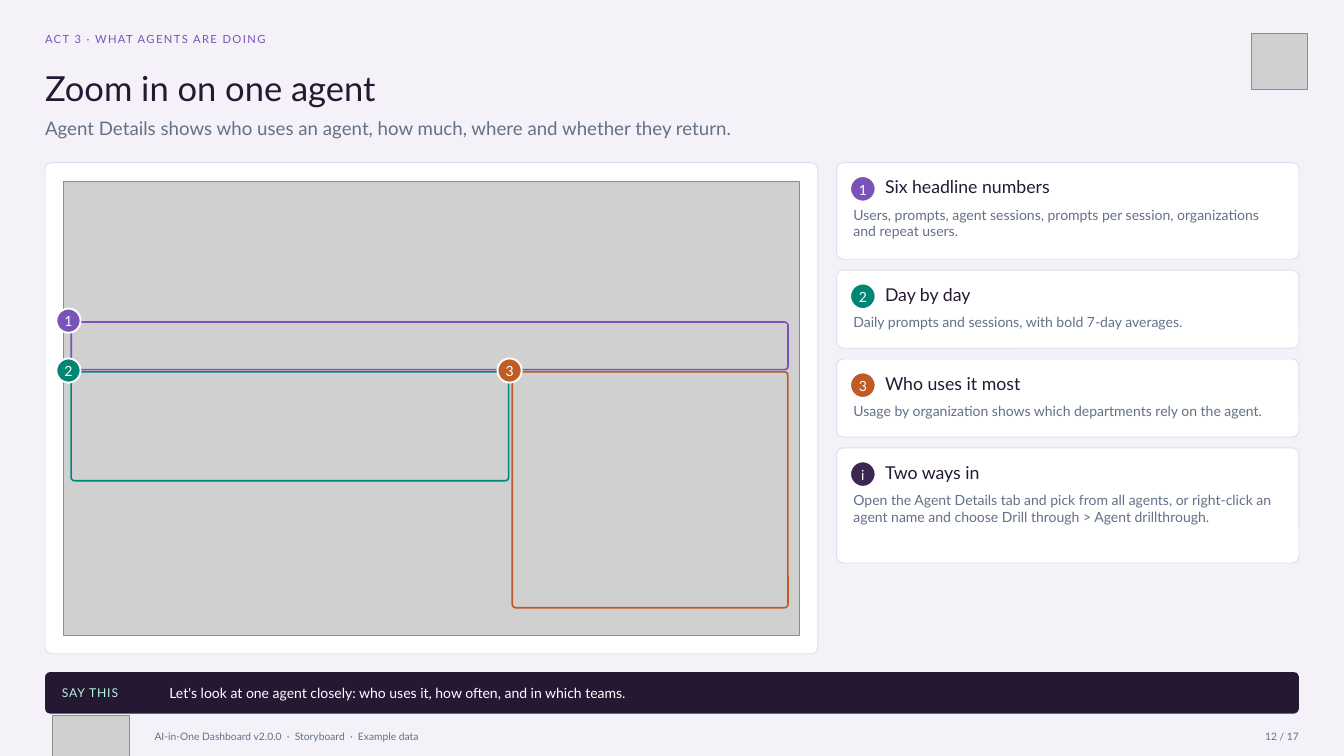
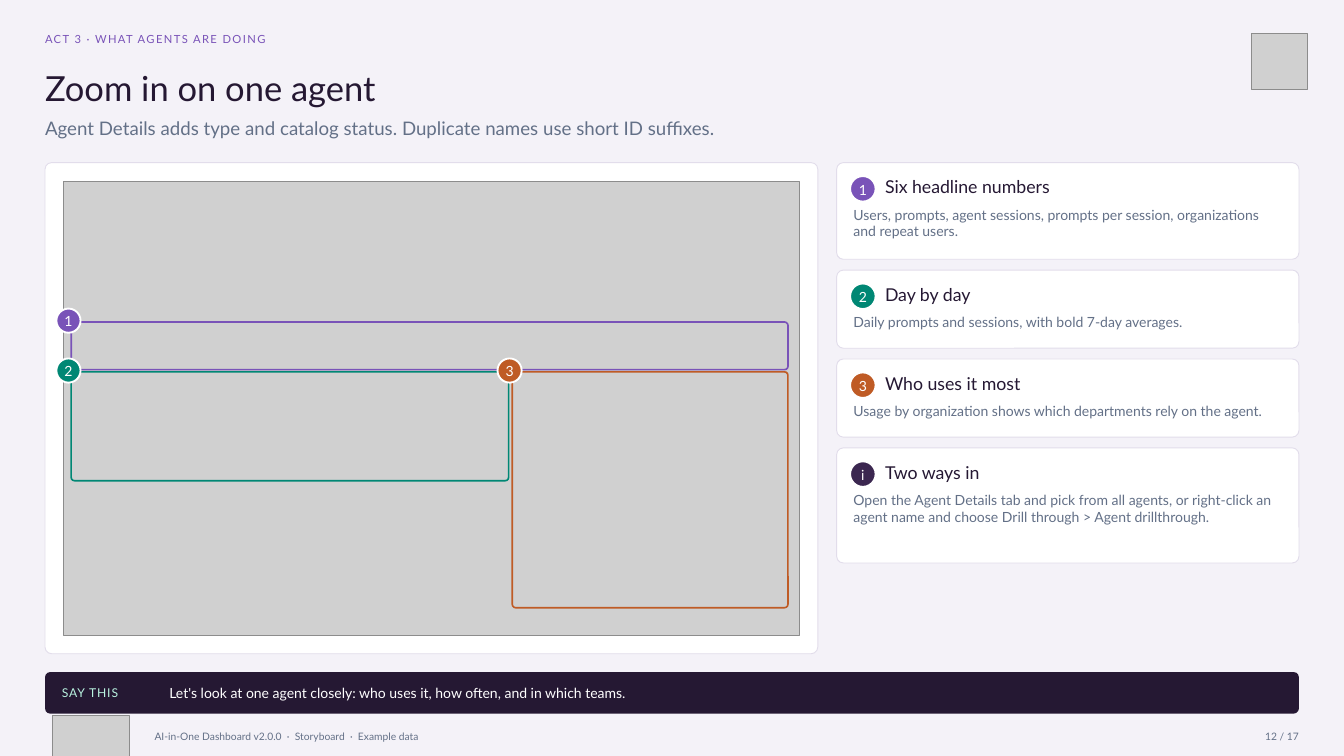
Before and after one commit to microsoft/AI-in-One-Dashboard, a slide deck: slide 12 of AI-in-One-v2.0.0-Storyboard.pptx. Drawn at 1344x756 pixels with LibreOffice and Linux fonts; fonts in the diff are those of the drawing; grey boxes stand for pictures. Boxes give left, top, right and bottom in pixels: in the first picture for what was removed or moved away, otherwise in the second. Text is boxed around its words. In the diff, an @@ line names an element or a change of style, - is before the commit and + after.

```diff
--- a/AI-in-One-v2.0.0-Storyboard.pptx
+++ b/AI-in-One-v2.0.0-Storyboard.pptx
@@ text at [45, 121, 714, 139]: text changed @@
-Agent Details shows who uses an agent, how much, where and whether they return.
+Agent Details adds type and catalog status. Duplicate names use short ID suffixes.
```
Also in this commit, not shown: 9 other slides changed, 49 other files.
